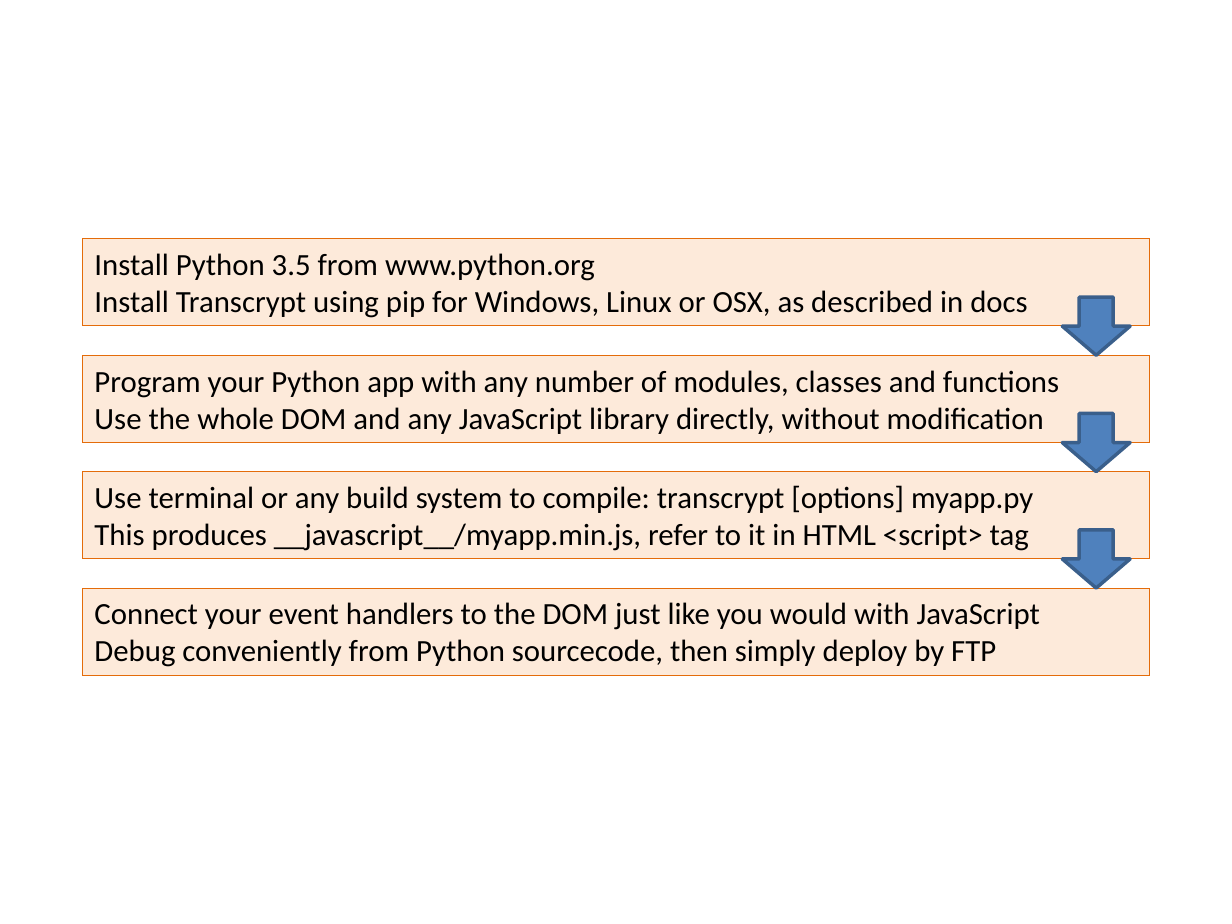
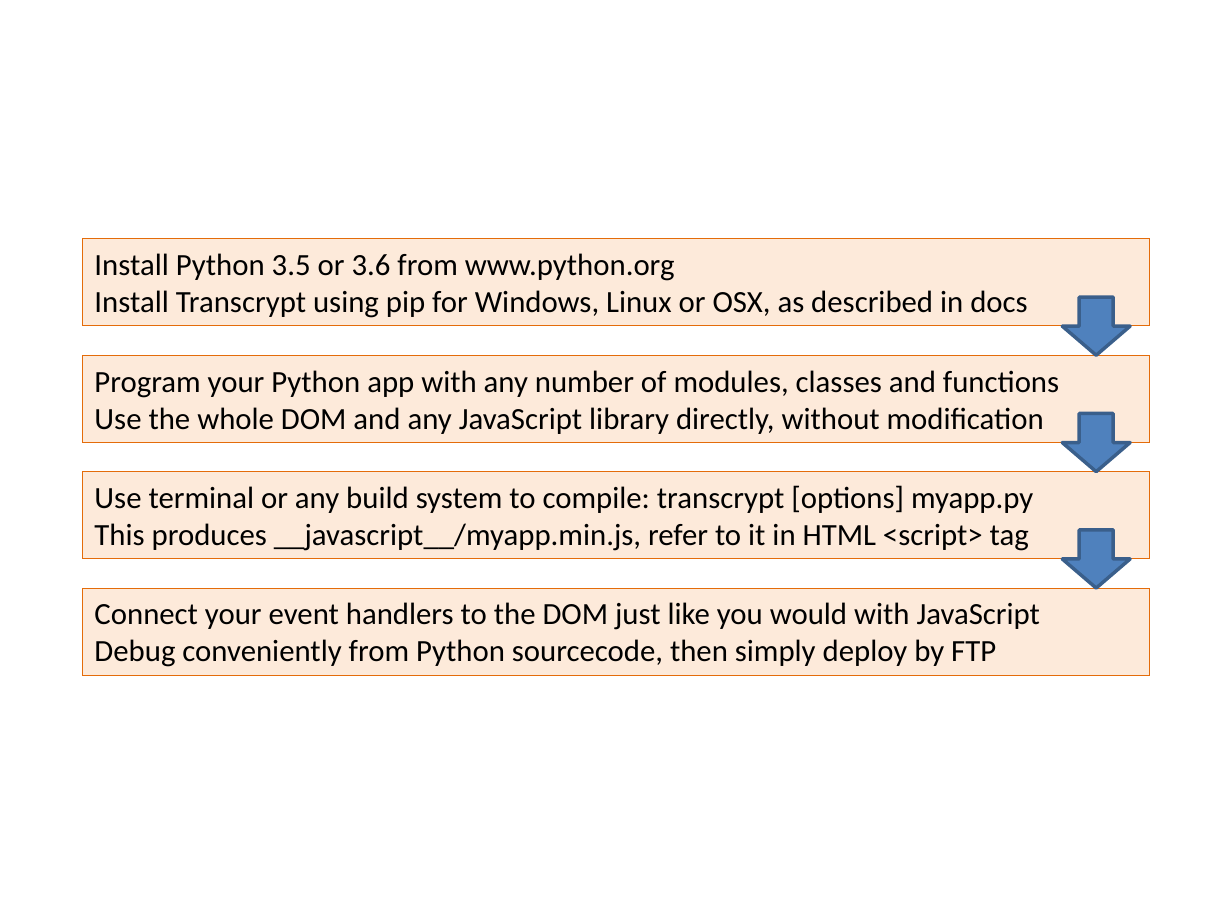
Before and after one commit to TranscryptOrg/Transcrypt, a slide deck: slide 1 of transcrypt/docs/images/workflow.pptx. Drawn at 1232x924 pixels with LibreOffice and Linux fonts; fonts in the diff are those of the drawing. Boxes give left, top, right and bottom in pixels: in the first picture for what was removed or moved away, otherwise in the second. Text is boxed around its words. In the diff, an @@ line names an element or a change of style, - is before the commit and + after.

```diff
--- a/transcrypt/docs/images/workflow.pptx
+++ b/transcrypt/docs/images/workflow.pptx
@@ text in rectangle at (94, 253, 675, 281): text changed @@
-Install Python 3.5 from www.python.org
+Install Python 3.5 or 3.6 from www.python.org
```
Also in this commit, not shown: 8 other files.
